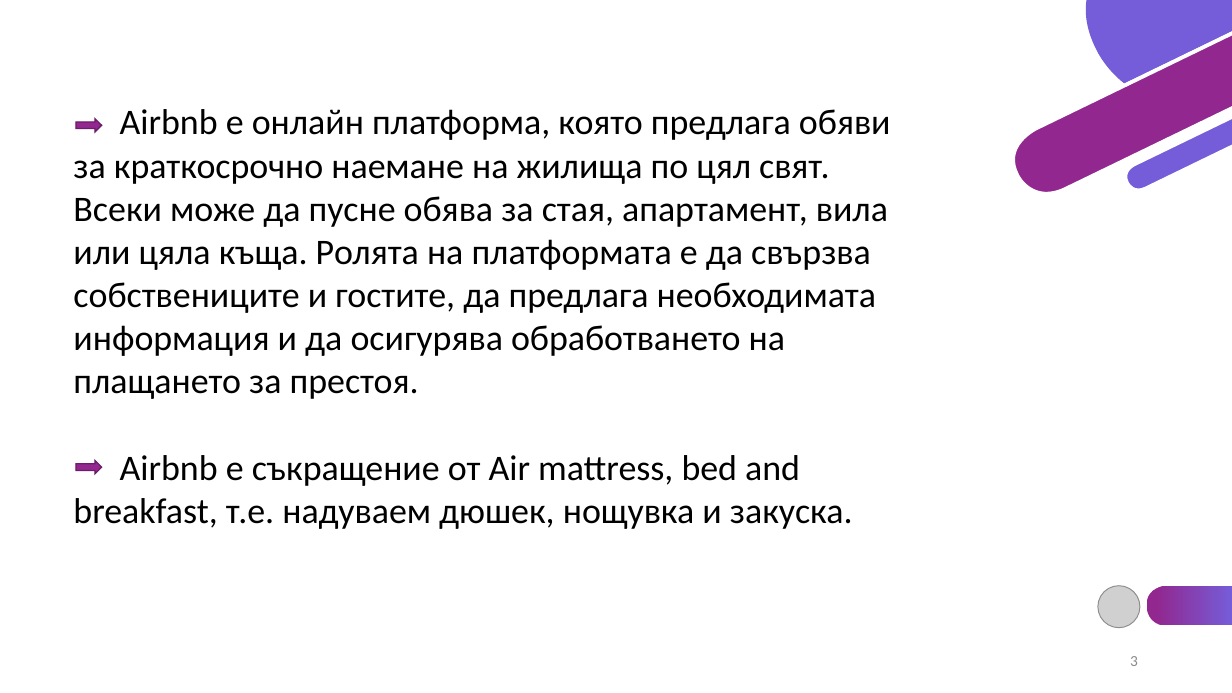
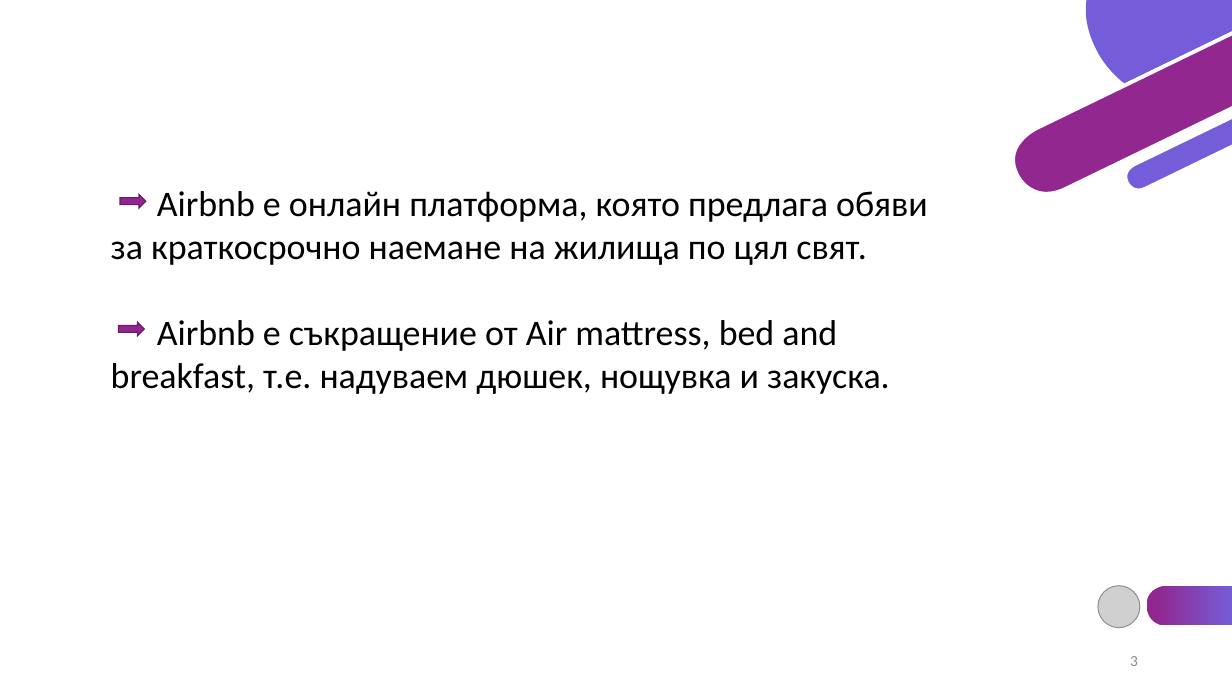
Before and after one commit to TsvetislavaYankova/ITTalents-FinalProject-Airbnb, a slide deck: slide 3 of Airbnb.pptx. Drawn at 1232x693 pixels with LibreOffice and Linux fonts; fonts in the diff are those of the drawing; grey boxes stand for pictures. Boxes give left, top, right and bottom in pixels: in the first picture for what was removed or moved away, otherwise in the second. Text is boxed around its words. In the diff, an @@ line names an element or a change of style, - is before the commit and + after.

```diff
--- a/Airbnb.pptx
+++ b/Airbnb.pptx
@@ text "Airbnb е онлайн платформа, която ...": place and size @@
-text "Airbnb е онлайн платформа, която ..." at (73,109,891,529)
+text "Airbnb е онлайн платформа, която ..." at (111,191,928,394)
@@ text at (111,191,928,265): text changed @@
-Airbnb е онлайн платформа, която предлага обяви за краткосрочно наемане на жилища по цял свят. Всеки може да пусне обява за стая, апартамент, вила или цяла къща. Ролята на платформата е да свързва собствениците и гостите, да предлага необходимата информация и да осигурява обработването на плащането за престоя.
+Airbnb е онлайн платформа, която предлага обяви за краткосрочно наемане на жилища по цял свят.
@@ right arrow: place and size @@
-right arrow at (76,118,102,131)
+right arrow at (120,195,146,208)
@@ right arrow: place and size @@
-right arrow at (76,460,102,473)
+right arrow at (118,323,144,335)
```
Also in this commit, not shown: 6 other slides changed, 10 other files.
